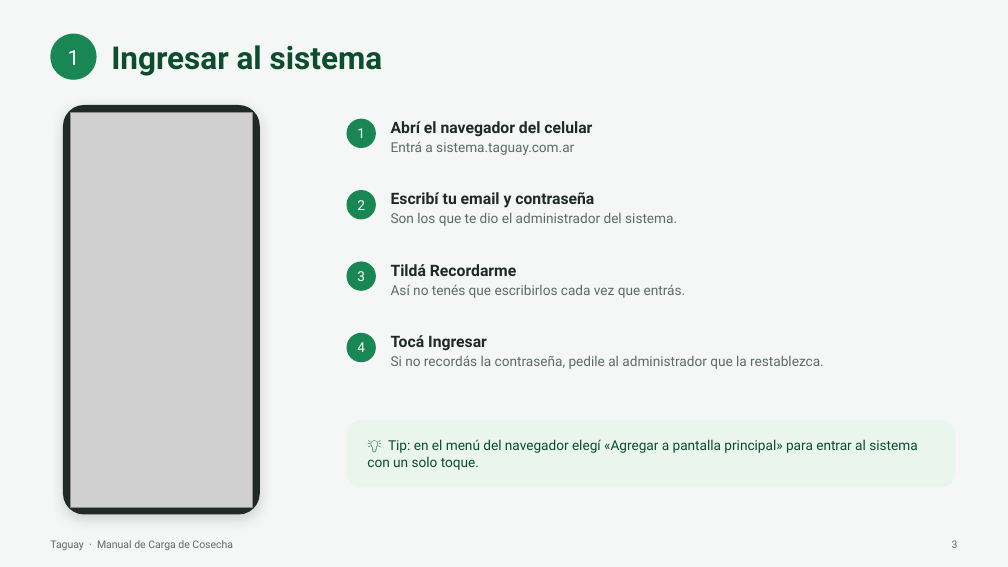
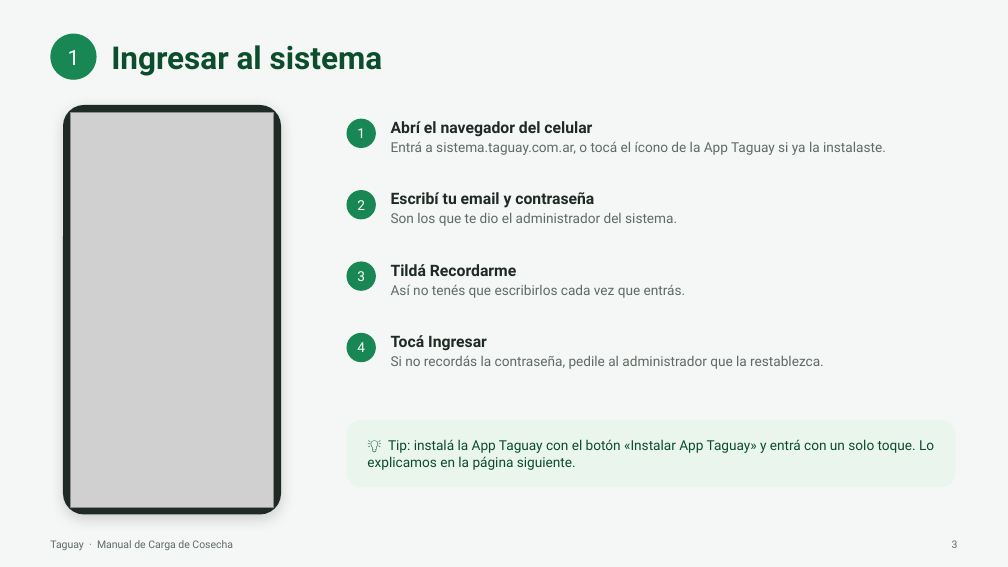
Before and after one commit to gustavogidearg1/Taguay, a slide deck: slide 3 of docs/manual/Manual Carga de Cosecha.pptx. Drawn at 1008x567 pixels with LibreOffice and Linux fonts; fonts in the diff are those of the drawing; grey boxes stand for pictures. Boxes give left, top, right and bottom in pixels: in the first picture for what was removed or moved away, otherwise in the second. Text is boxed around its words. In the diff, an @@ line names an element or a change of style, - is before the commit and + after.

```diff
--- a/docs/manual/Manual Carga de Cosecha.pptx
+++ b/docs/manual/Manual Carga de Cosecha.pptx
@@ rounded rectangle resized from (x1=63, y1=105, x2=259, y2=515) to (x1=63, y1=105, x2=281, y2=515) @@
@@ rounded rectangle at (x1=63, y1=105, x2=281, y2=515): proportions changed @@
@@ picture resized from (x1=70, y1=113, x2=253, y2=507) to (x1=70, y1=113, x2=274, y2=507) @@
@@ text at (x1=391, y1=142, x2=886, y2=155): text changed @@
-Entrá a sistema.taguay.com.ar
+Entrá a sistema.taguay.com.ar, o tocá el ícono de la App Taguay si ya la instalaste.
@@ text at (x1=367, y1=439, x2=934, y2=470): text changed @@
-💡 Tip: en el menú del navegador elegí «Agregar a pantalla principal» para entrar al sistema con un solo toque.
+💡 Tip: instalá la App Taguay con el botón «Instalar App Taguay» y entrá con un solo toque. Lo explicamos en la página siguiente.
```
Also in this commit, not shown: 9 other slides changed, 1 slide added, 10 other files.
